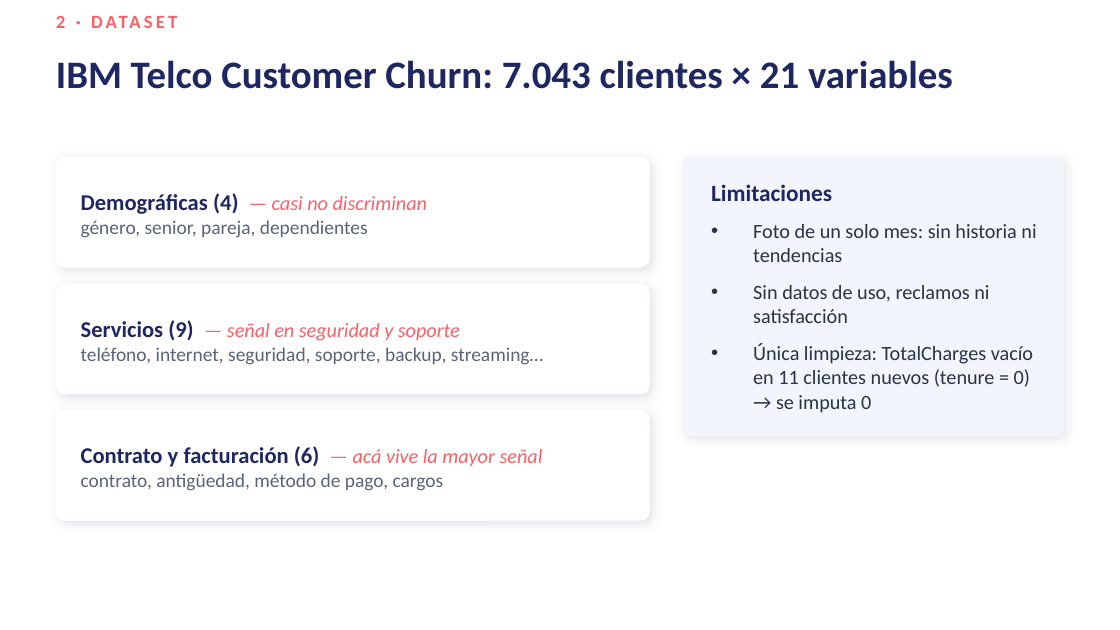
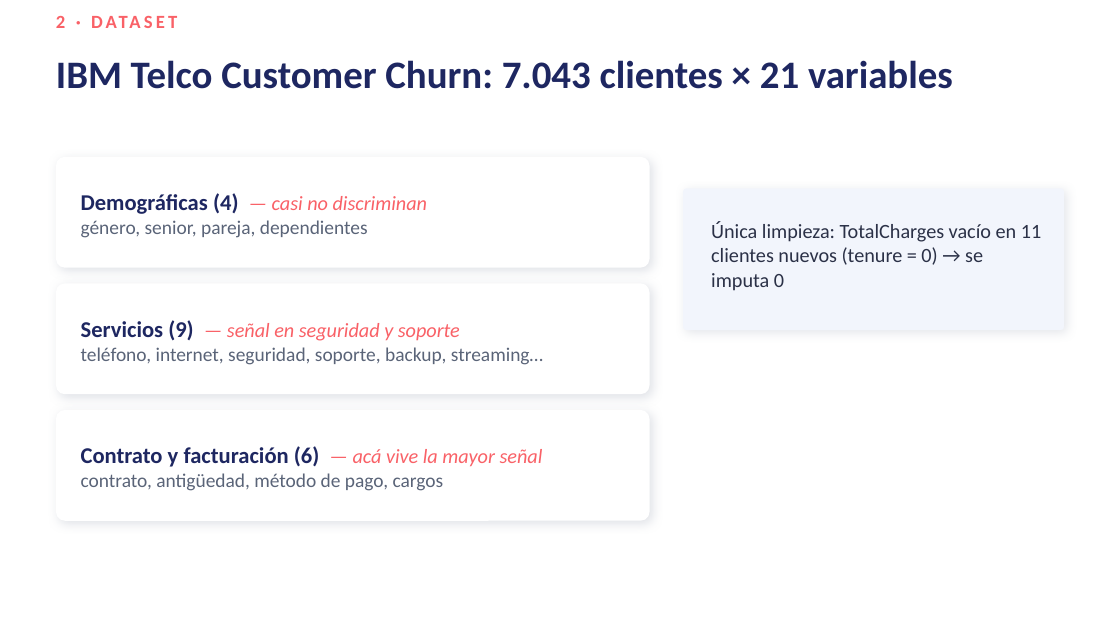
Before and after one commit to FelipeTamaki/Final-Predictivo-Churn, a slide deck: slide 4 of Presentacion_Final_Churn.pptx. Drawn at 1120x630 pixels with LibreOffice and Linux fonts; fonts in the diff are those of the drawing. Boxes give left, top, right and bottom in pixels: in the first picture for what was removed or moved away, otherwise in the second. Text is boxed around its words. In the diff, an @@ line names an element or a change of style, - is before the commit and + after.

```diff
--- a/Presentacion_Final_Churn.pptx
+++ b/Presentacion_Final_Churn.pptx
@@ rounded rectangle: place and size @@
-rounded rectangle at [683, 157, 1064, 436]
+rounded rectangle at [683, 188, 1064, 329]
@@ text removed at [711, 184, 832, 201] @@
-Limitaciones
@@ text "Única limpieza: TotalCharges vacío en ..." at [711, 221, 1041, 291]: bullet • to none @@
@@ text at [753, 224, 1036, 323]: paragraphs removed @@
-• Foto de un solo mes: sin historia ni tendencias
-• Sin datos de uso, reclamos ni satisfacción
```
Also in this commit, not shown: 8 other slides changed.
